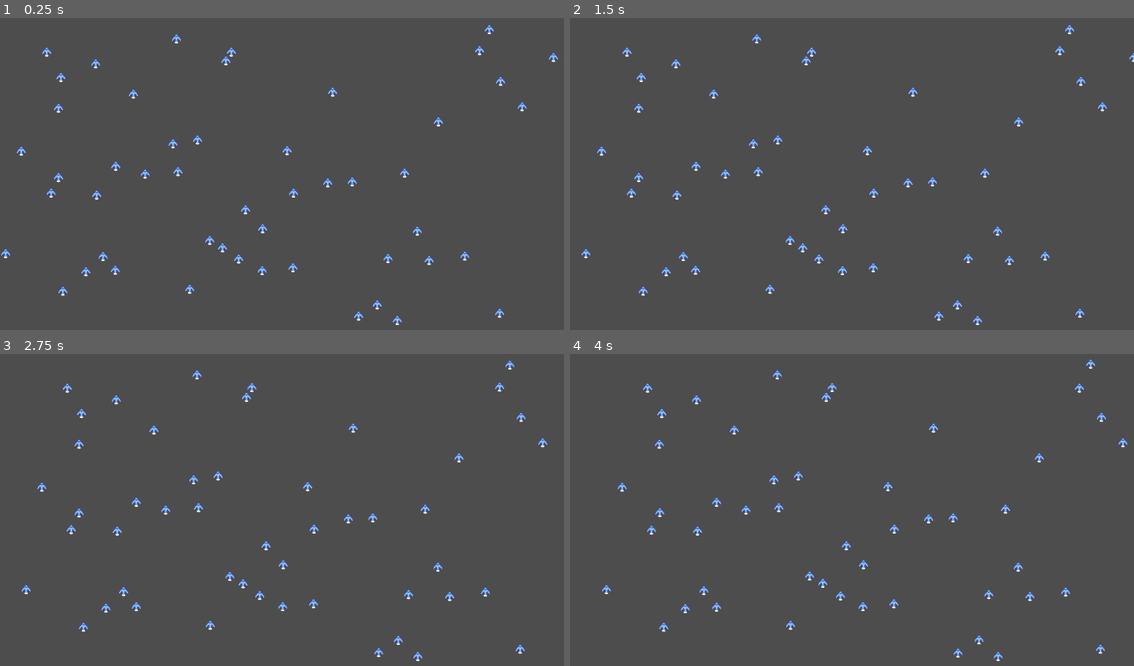
Above: before the commit, frames 1-4 (two rows, left to right).
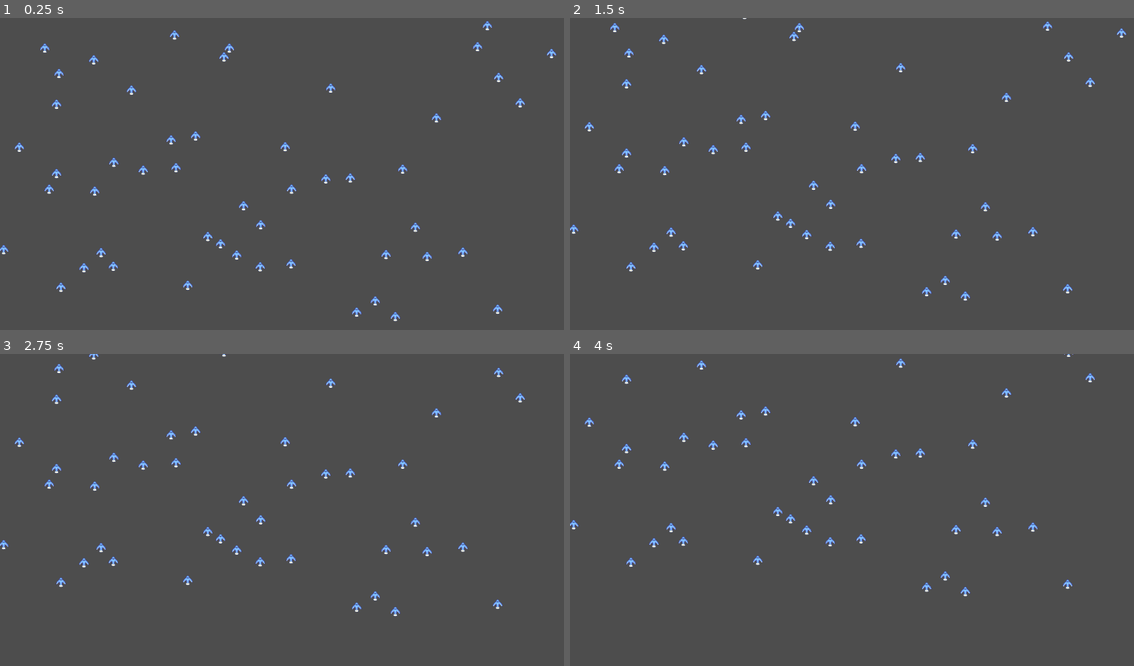
Above: after the commit, the same moments.

Repository: are-dynamic-2025-g6/boids
Game: Godot game, scene res://Scenes/main.tscn
The game is run twice, just before and just after one commit, with the same random seed, the same clock (stepped at 60 frames per second) and the same inputs.
Inputs:
- Up to frame 1 (0.25 s): no input
- Up to frame 2 (1.5 s): tap Enter (ui_accept) at 0.5, 0.77 s; tap Space (print) at 0.6, 1.35 s
- Up to frame 3 (2.75 s): tap Enter (ui_accept) at 1.52 s; tap Space (print) at 2.1 s
- Up to frame 4 (4 s): tap Space (print) at 2.85, 3.6 s; tap Enter (ui_accept) at 3.02, 3.77 s

The runs differ from the first frame. In frame 1, 2.4% of the frame differs, in the area x 0-99%, y 0-99%; in frame 2, 2.8%, in the area x 0-100%, y 0-99%; in frame 3, 2.7%; in frame 4, 2.6%.

Commit message:
bon, j'ai fais tt, mais ca marche pas, bonne chance :)

Diff:
--- a/Scripts/oizo.gd
+++ b/Scripts/oizo.gd
@@ -2,9 +2,13 @@
 #Constantes experimentales
 
 const VISION_SEPARATION = 50
-const VISION_ALIGNEMENT = 100
-const VISION_COHESION = 160
-const AVOID_FACTOR = 0.4
+const VISION_ALIGNEMENT = 150
+const VISION_COHESION = 200
+const AVOID_FACTOR = 0.5
+const MATCHING_FACTOR = 0.5
+const CENTERING_FACTOR = 0.05
+const MAX_SPEED = 5000
+const MIN_SPEED = 2000
 var launched = false
 
 @onready var refresh_rate : Timer = get_parent().get_node("refresh_rate")
@@ -18,7 +22,7 @@
 func _ready() -> void:
 	refresh_rate.connect("timeout",boids)
 	#Definir une velocité de depart aleatoire :
-	curr_velo = Vector2(1000,0)
+	curr_velo = Vector2(0,-2000)
 
 func _physics_process(delta: float):
 	#velocity.x = 200 * delta #mouvement basique de gauche a droite,qui sera remplacé par la ligne d'en dessous
@@ -35,30 +39,64 @@
 #Fonctions a coder de Boids :
 
 func boids():
-	normaliseur = 1
+	#normaliseur = 1 je crois pas besoin de normaliseur vu que vitesse min et max, a voir.
 	dico_distances = main.dico_distances
 	if launched :
 		coherence()
 		alignement()
-		normaliseur = normaliseur + 1 if separation() else normaliseur
-		curr_velo  = curr_velo / normaliseur
+		separation()
+		#normaliseur = normaliseur + 1 if coherence() else normaliseur
+		#normaliseur = normaliseur + 1 if alignement() else normaliseur
+		#normaliseur = normaliseur + 1 if separation() else normaliseur
+		#Calcule de vitesse
+		var speed = sqrt(velocity.x**2 + velocity.y**2)
+		if speed > MAX_SPEED:
+			curr_velo = Vector2((velocity.x/speed)*MAX_SPEED, (velocity.y/speed)*MAX_SPEED)
+		if speed < MIN_SPEED:
+			curr_velo = Vector2((velocity.x/speed)*MIN_SPEED, (velocity.y/speed)*MIN_SPEED)
 
 
 
 func coherence():
-	var proch_oizo = boids_in_range(VISION_COHESION)
+	var moy_xpos = 0
+	var moy_ypos = 0
+	var oiz_coh = boids_in_range(VISION_COHESION)
+	var oizo_vus = len(oiz_coh)
+	if oizo_vus > 0:
+		print(oizo_vus)
+		for i in oiz_coh:
+			moy_xpos += cage[i].position.x
+			moy_ypos += cage[i].position.y
+		moy_xpos = moy_xpos/oizo_vus
+		moy_ypos = moy_ypos/oizo_vus
+		curr_velo += Vector2((moy_xpos-position.x)*CENTERING_FACTOR, (moy_ypos- position.y)*CENTERING_FACTOR)
+		return true
+	else:
+		return false
 
 
 func alignement():
-	pass
+	var moy_xvel = 0
+	var moy_yvel = 0
+	var oiz_al = boids_in_range(VISION_ALIGNEMENT)
+	var oizo_vus = len(oiz_al)
+	if oizo_vus > 0:
+		for i in oiz_al:
+			moy_xvel += cage[i].velocity.x
+			moy_yvel += cage[i].velocity.y
+		moy_xvel = moy_xvel/oizo_vus
+		moy_yvel = moy_yvel/oizo_vus
+		curr_velo += Vector2((moy_xvel-velocity.x)*MATCHING_FACTOR, (moy_yvel-velocity.y)*MATCHING_FACTOR )
+		return true
+	else:
+		return false
 
 func separation():
 	var proche_x = 0
 	var proche_y = 0
-	var oiz = boids_in_range(VISION_SEPARATION)
-	if oiz:
-		print(oiz)
-		for i in oiz:
+	var oiz_sep = boids_in_range(VISION_SEPARATION)
+	if oiz_sep:
+		for i in oiz_sep:
 			proche_x += (position.x - cage[i].position.x)
 			proche_y += (position.y - cage[i].position.y)
 		curr_velo += Vector2(curr_velo.x + proche_x*AVOID_FACTOR ,curr_velo.y + proche_y*AVOID_FACTOR)
